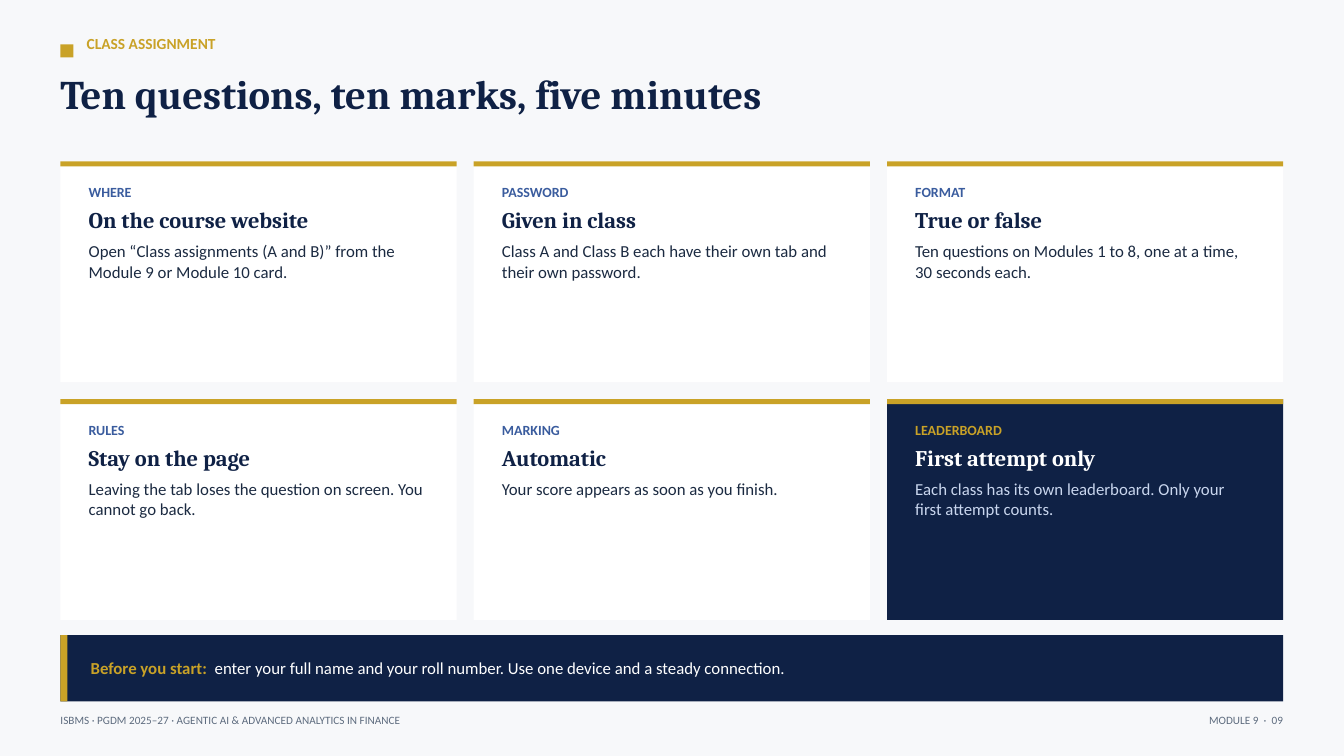
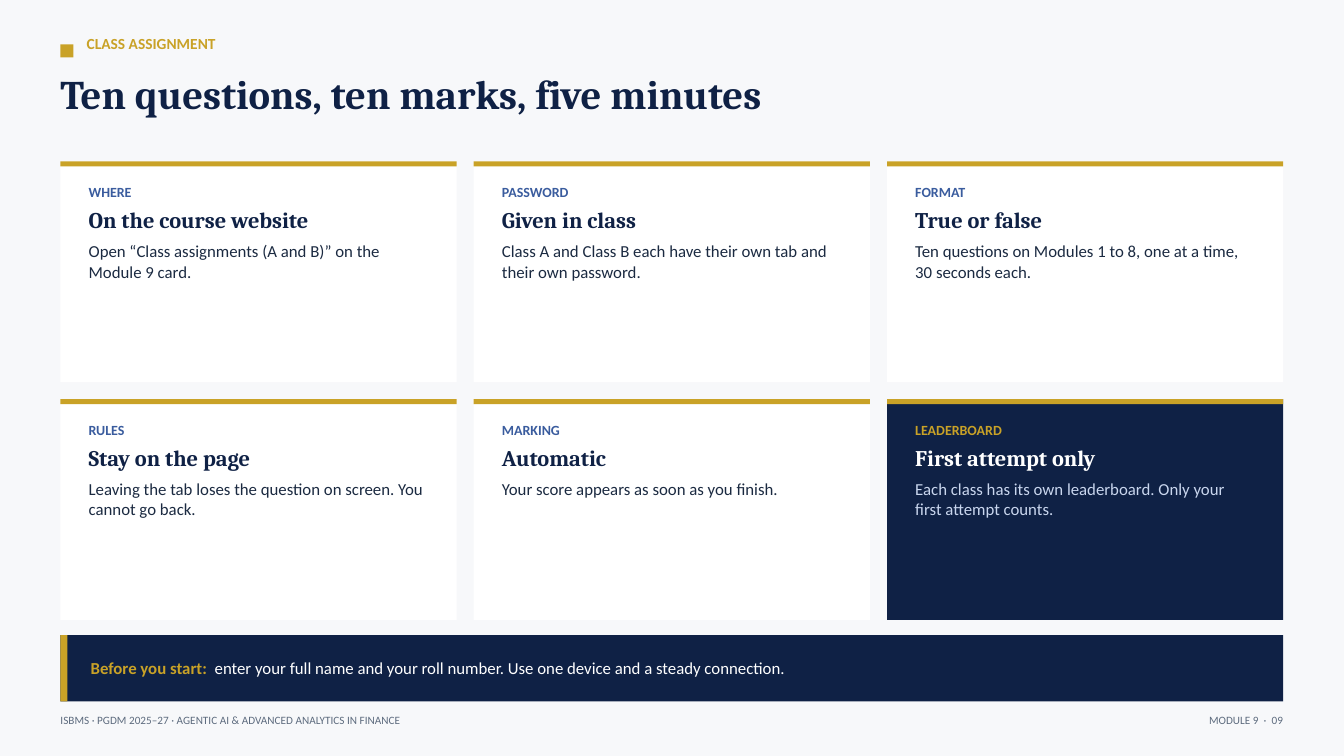
Before and after one commit to tejasgjadhav/AIFINANCE, a slide deck: slide 9 of slides/Module-09-Market-Commentary-and-Dashboards.pptx. Drawn at 1344x756 pixels with LibreOffice and Linux fonts; fonts in the diff are those of the drawing. Boxes give left, top, right and bottom in pixels: in the first picture for what was removed or moved away, otherwise in the second. Text is boxed around its words. In the diff, an @@ line names an element or a change of style, - is before the commit and + after.

```diff
--- a/slides/Module-09-Market-Commentary-and-Dashboards.pptx
+++ b/slides/Module-09-Market-Commentary-and-Dashboards.pptx
@@ text at (x1=89, y1=245, x2=380, y2=278): text changed @@
-Open “Class assignments (A and B)” from the Module 9 or Module 10 card.
+Open “Class assignments (A and B)” on the Module 9 card.
```
Also in this commit, not shown: 2 other files.
